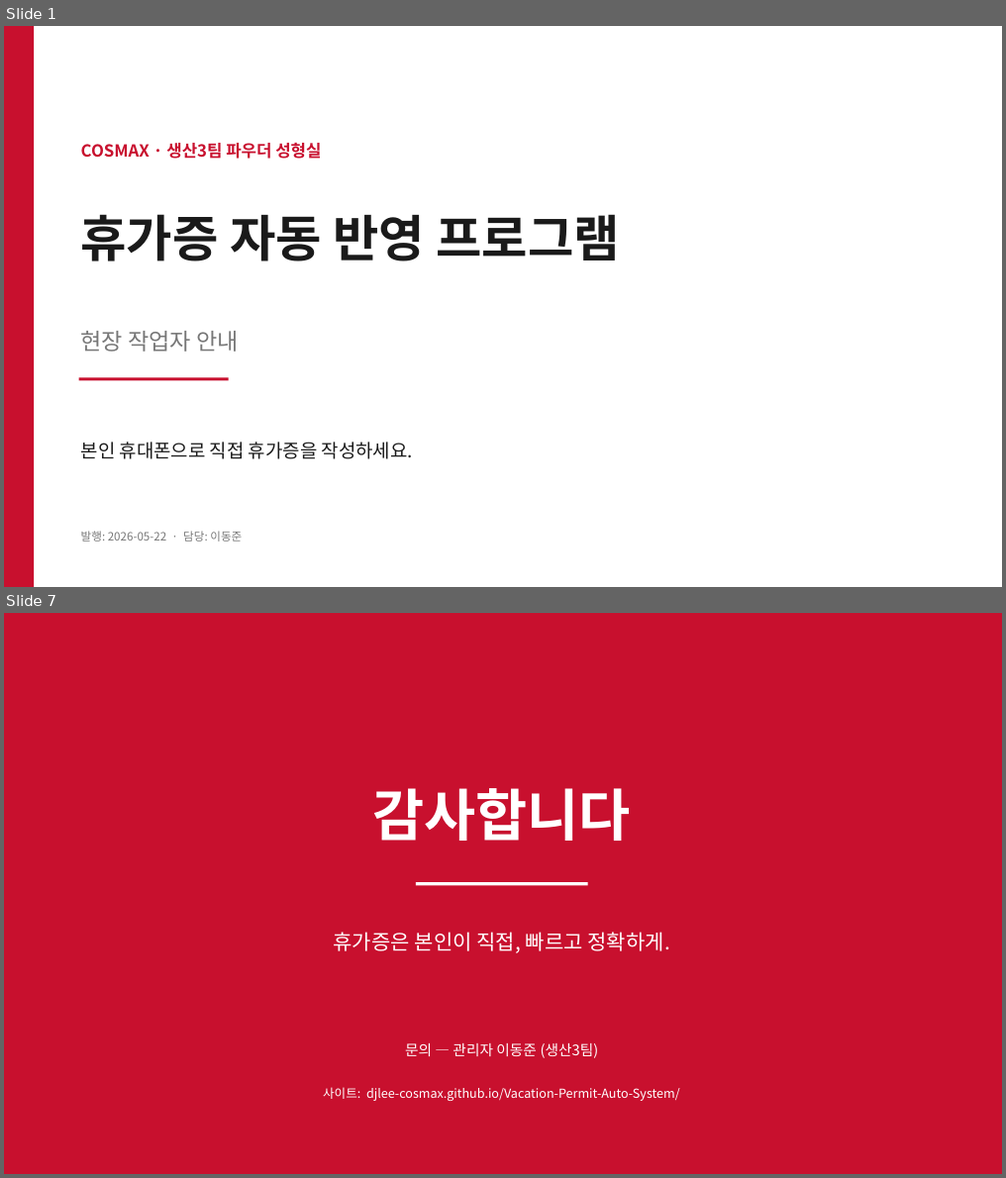
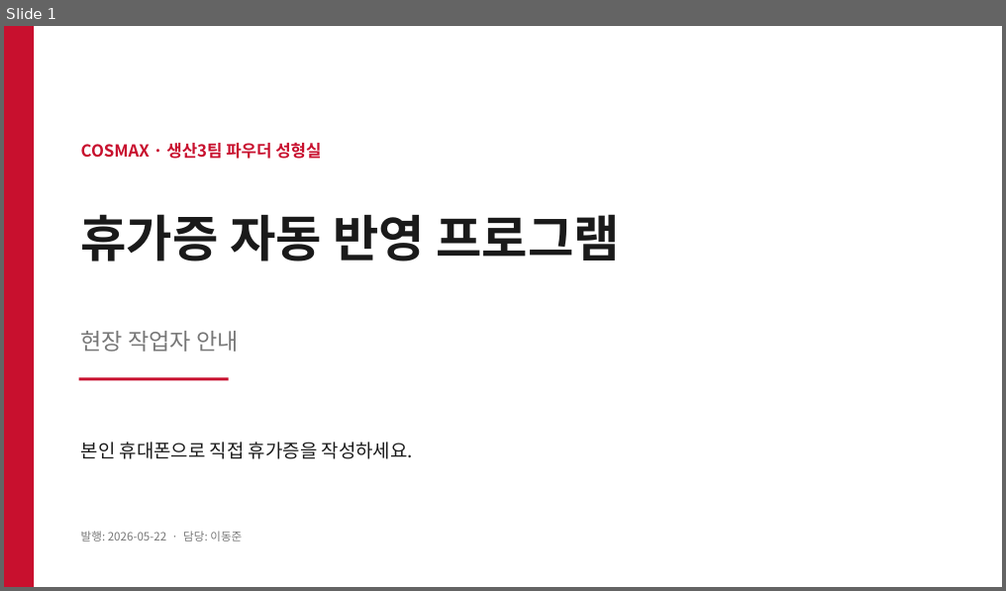
Before and after one commit to djlee-cosmax/Vacation-Permit-Auto-System, a slide deck: docs/휴가증 자동 반영 프로그램 안내 (작업자용).pptx. Shown one above the other, each under a label of ours: slides 1 and 7 before the commit, slide 1 after it; the slides between them are not shown. The pictures are 1006x1178 and 1006x591 pixels, drawn with LibreOffice and Linux fonts; fonts in the diff are those of the drawing. Boxes give left, top, right and bottom in pixels: in the first picture for what was removed or moved away, otherwise in the second. Text is boxed around its words. In the diff, an @@ line names an element or a change of style, - is before the commit and + after.

```diff
--- a/docs/휴가증 자동 반영 프로그램 안내 (작업자용).pptx
+++ b/docs/휴가증 자동 반영 프로그램 안내 (작업자용).pptx
@@ slide 7 removed at bbox=[4, 613, 1002, 1174], background #FFFFFF @@
@@ rectangle removed at bbox=[4, 613, 1002, 1174] @@
@@ text removed at bbox=[372, 788, 631, 841] @@
-감사합니다
@@ rectangle removed at bbox=[416, 882, 588, 885] @@
@@ text removed at bbox=[334, 932, 670, 954] @@
-휴가증은 본인이 직접, 빠르고 정확하게.
@@ text removed at bbox=[405, 1044, 599, 1059] @@
-문의 — 관리자 이동준 (생산3팀)
@@ text removed at bbox=[323, 1087, 680, 1101] @@
-사이트: djlee-cosmax.github.io/Vacation-Permit-Auto-System/
```
Also in this commit, not shown: 5 slides changed, 1 other file.
